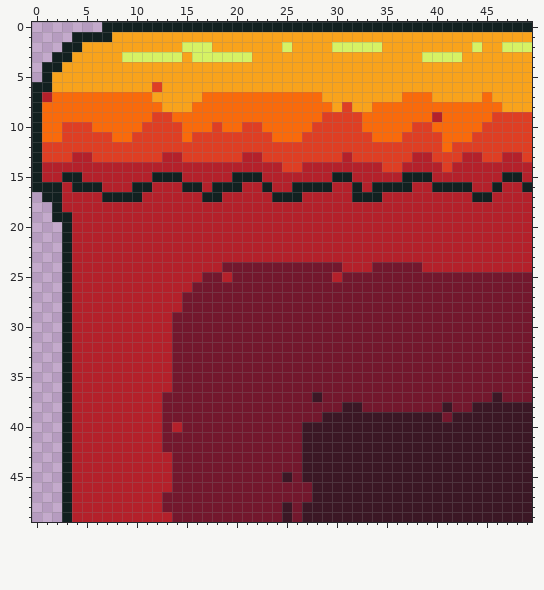
Pixel-art file: assets/images/walls/ground-corner-right.aseprite. Above is the file before it was changed.
50x50 pixels, 1 frame.
The same view after the edit:
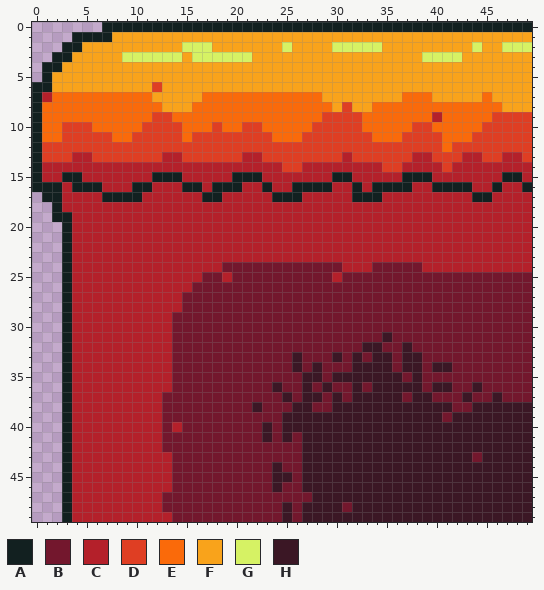
Palette (. is transparent): A #122020  B #73172d  C #b4202a  D #df3e23  E #fa6a0a  F #f9a31b  G #d6f264  H #3b1725
The edit:
The author changed colour H to colour B in row 43 at x 44; in row 48 at x 31.
The author changed colour B to colour H in row 31 at x 35; in row 32 at x 33 to 34 and 37; in row 33 at x 26, 30, 32, 34 to 35 and 37 to 38; in row 34 at x 26, 28, 32 to 35, 37 to 38 and 40 to 41; in row 35 at x 27 to 28, 30 to 36 and 38; in row 36 at x 24, 27, 29, 32, 34 to 38, 40 to 41 and 44.
The author changed colour B to colour H in row 37 at x 25, 27, 30, 32 to 36, 38 to 39 and 43; in row 38 at x 22, 26 to 27, 30 and 33 to 40; in row 39 at x 25 to 28; in row 40 at x 23 and 25 to 26; in row 41 at x 23 and 25; in rows 44 to 45 at x 24.
The author changed colour B to colour H in row 46 at x 24 and 27.
Changed places in both pictures, as pixel boxes (x1, y1, x2, y2):
changed: (252, 332, 482, 512)
